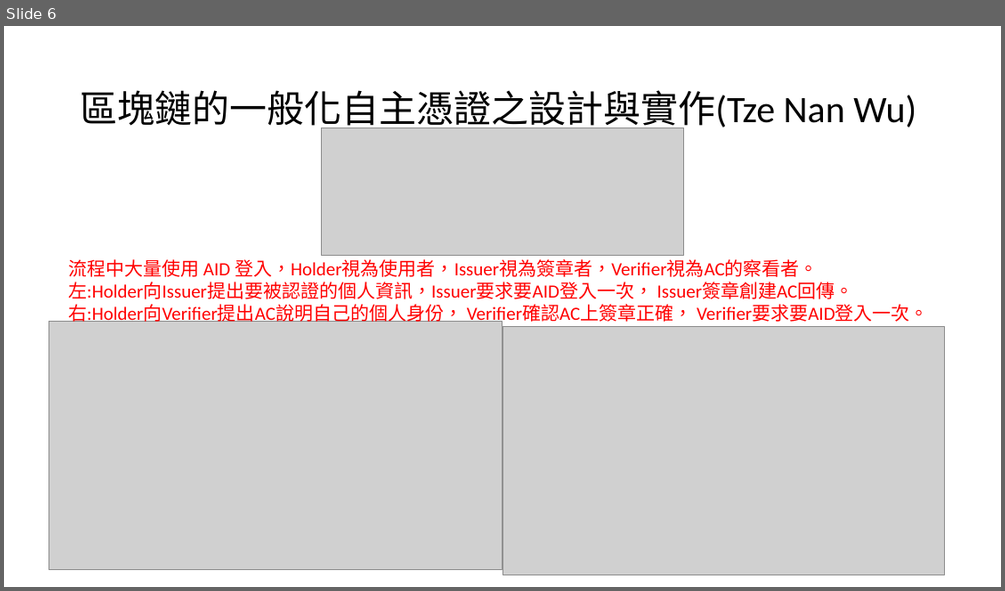
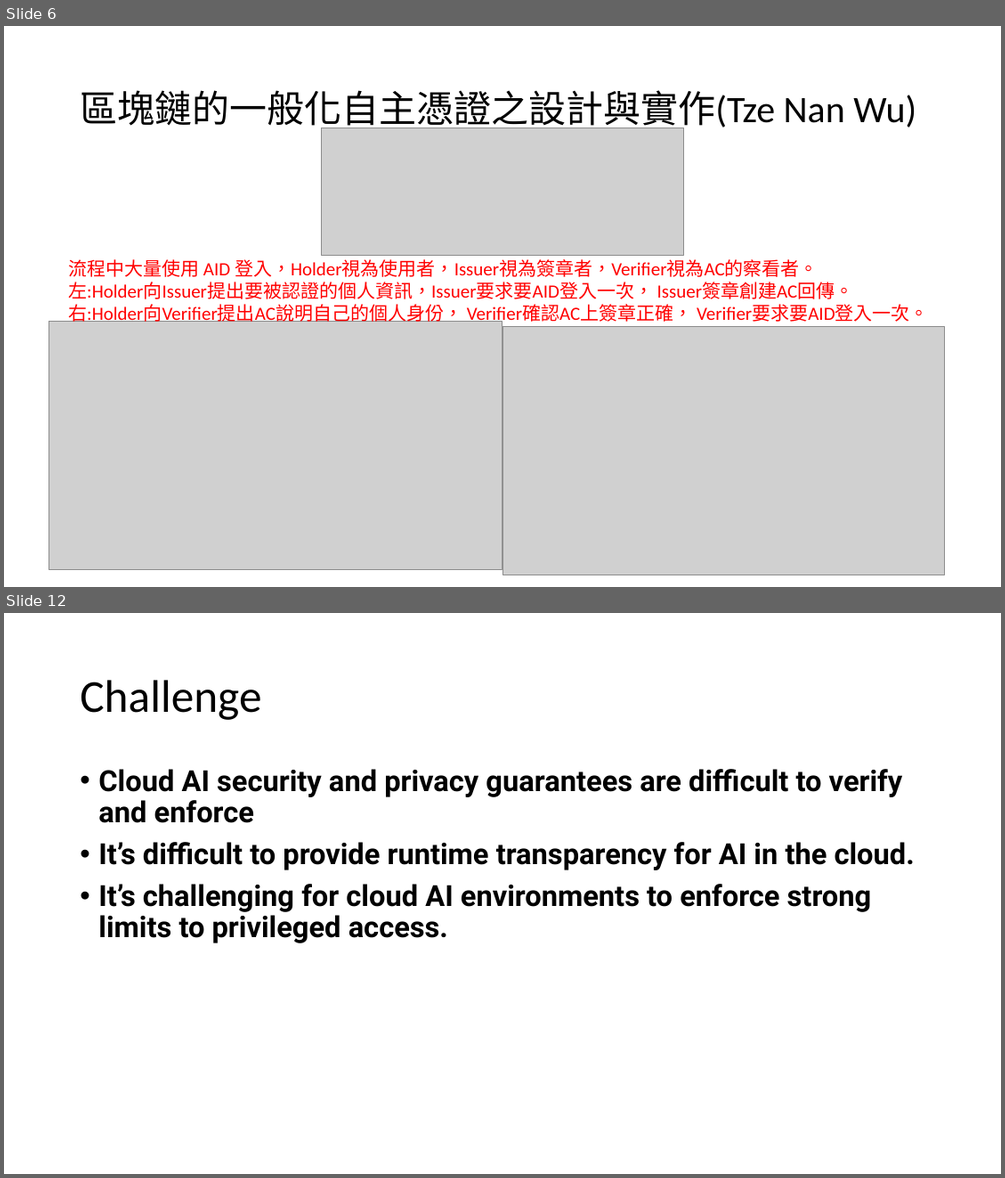
Before and after one commit to leon123858/aid-paper, a slide deck: docs/口試後修改.pptx. Shown one above the other, each under a label of ours: slide 6 before the commit, slides 6 and 12 after it; the slides between them are not shown. The pictures are 1005x591 and 1005x1178 pixels, drawn with LibreOffice and Linux fonts; fonts in the diff are those of the drawing; grey boxes stand for pictures. Boxes give left, top, right and bottom in pixels: in the first picture for what was removed or moved away, otherwise in the second. Text is boxed around its words. In the diff, an @@ line names an element or a change of style, - is before the commit and + after.

```diff
--- a/docs/口試後修改.pptx
+++ b/docs/口試後修改.pptx
@@ slide 12 added at box(4, 613, 1001, 1174), background #FFFFFF @@
@@ title added at box(80, 680, 261, 720), 44 pt, text #000000 @@
+Challenge
@@ text added at box(98, 769, 914, 943), 28 pt, text #000000, bold @@
+• Cloud AI security and privacy guarantees are difficult to verify and enforce
+• It’s difficult to provide runtime transparency for AI in the cloud.
+• It’s challenging for cloud AI environments to enforce strong limits to privileged access.
```
Also in this commit, not shown: 4 slides changed, 4 other slides added.
